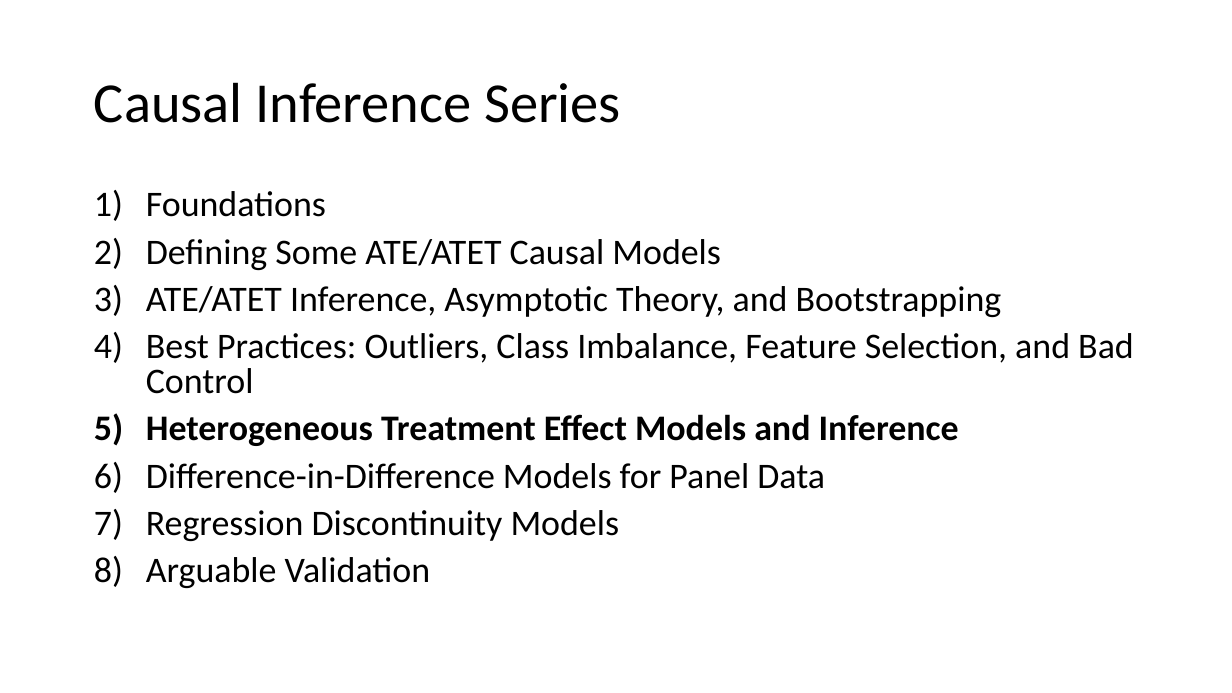
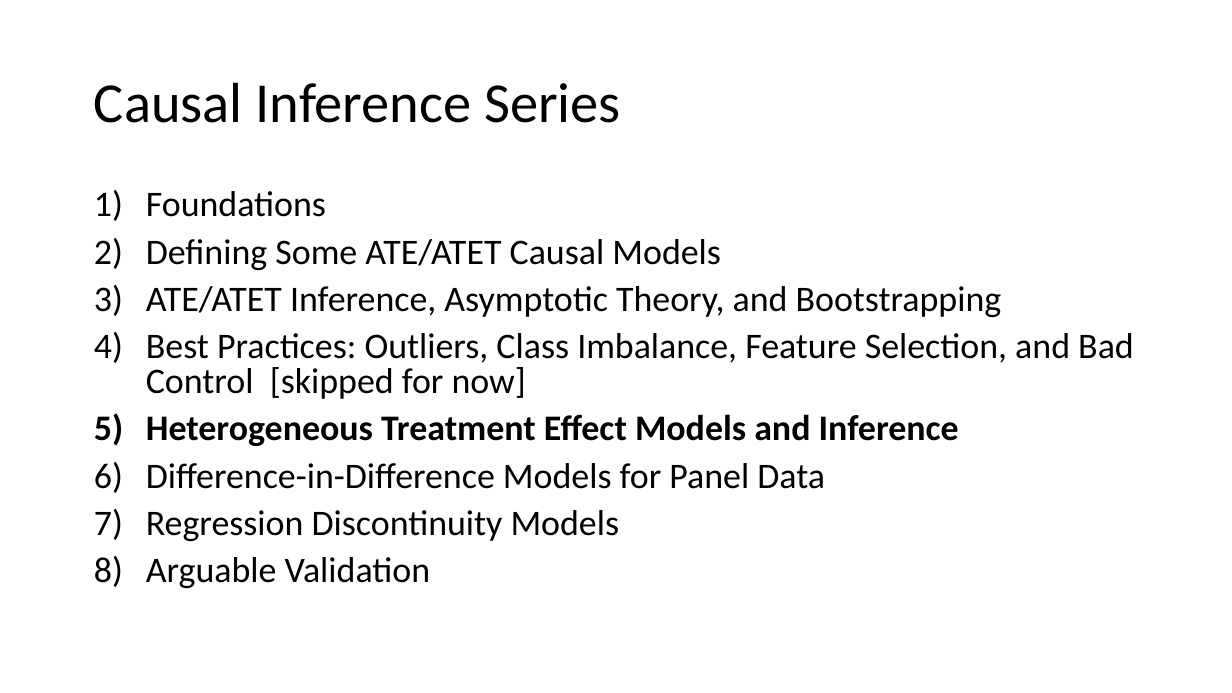
Before and after one commit to shoepaladin/causalinference_crashcourse, a slide deck: slide 2 of 5 HTE Models.pptx. Drawn at 1232x693 pixels with LibreOffice and Linux fonts; fonts in the diff are those of the drawing. Boxes give left, top, right and bottom in pixels: in the first picture for what was removed or moved away, otherwise in the second. Text is boxed around its words. In the diff, an @@ line names an element or a change of style, - is before the commit and + after.

```diff
--- a/5 HTE Models.pptx
+++ b/5 HTE Models.pptx
@@ text at (146,333,1134,399): text changed @@
-4) Best Practices: Outliers, Class Imbalance, Feature Selection, and Bad Control
+4) Best Practices: Outliers, Class Imbalance, Feature Selection, and Bad Control [skipped for now]
```
Also in this commit, not shown: 2 other slides changed, 1 slide added, 2 other files.
